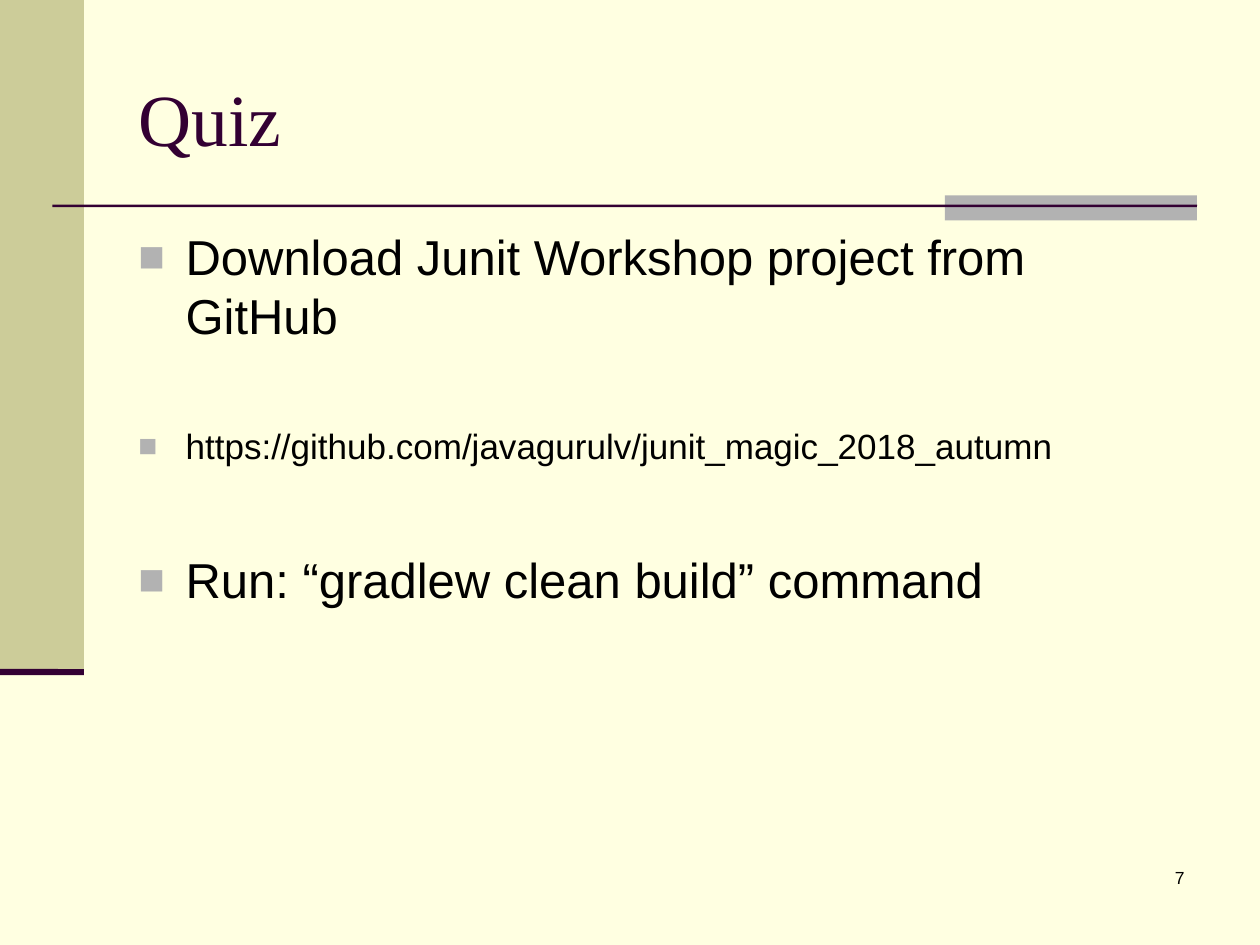
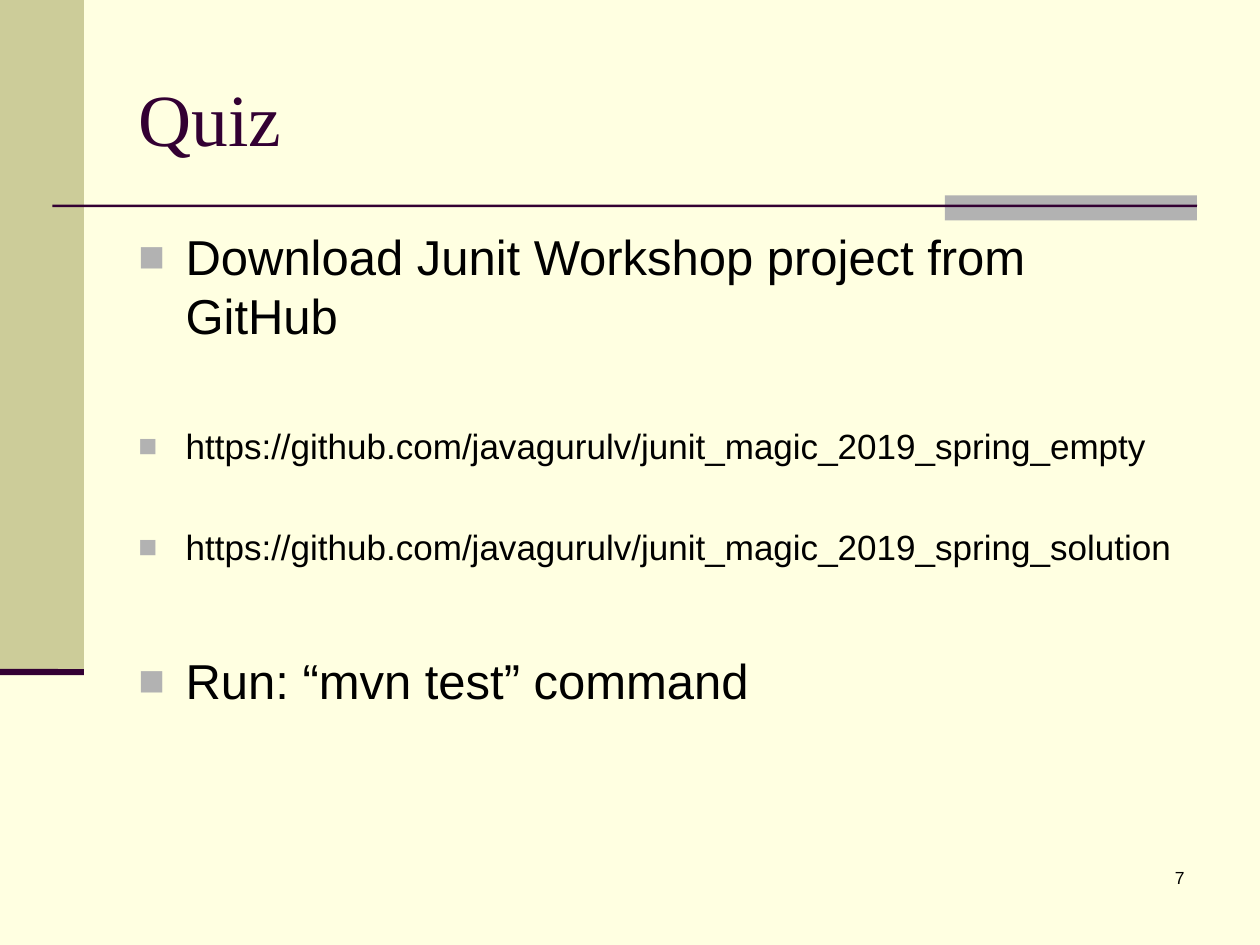
Before and after one commit to javagurulv/junit_magic_2019_spring_solution, a slide deck: slide 7 of materials/presentations/Section 3 JUnit_introduction.ppt. Drawn at 1260x945 pixels with LibreOffice and Linux fonts; fonts in the diff are those of the drawing. Boxes give left, top, right and bottom in pixels: in the first picture for what was removed or moved away, otherwise in the second. Text is boxed around its words. In the diff, an @@ line names an element or a change of style, - is before the commit and + after.

Commit message:
Presentations

```diff
--- a/materials/presentations/Section 3 JUnit_introduction.ppt
+++ b/materials/presentations/Section 3 JUnit_introduction.ppt
@@ text at (186,433,1171,700): text changed @@
-■ https://github.com/javagurulv/junit_magic_2018_autumn
-■ Run: “gradlew clean build” command
+■ https://github.com/javagurulv/junit_magic_2019_spring_empty
+■ https://github.com/javagurulv/junit_magic_2019_spring_solution
+■ Run: “mvn test” command
```
Also in this commit, not shown: 1 other file.
